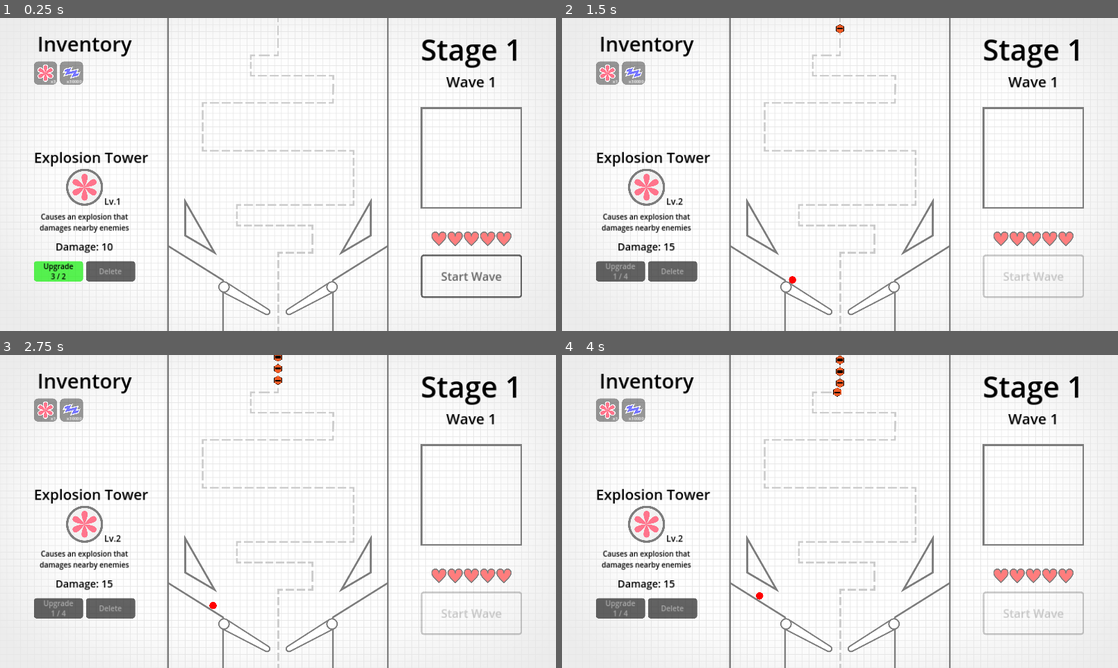
Above: before the commit, frames 1-4 (two rows, left to right).
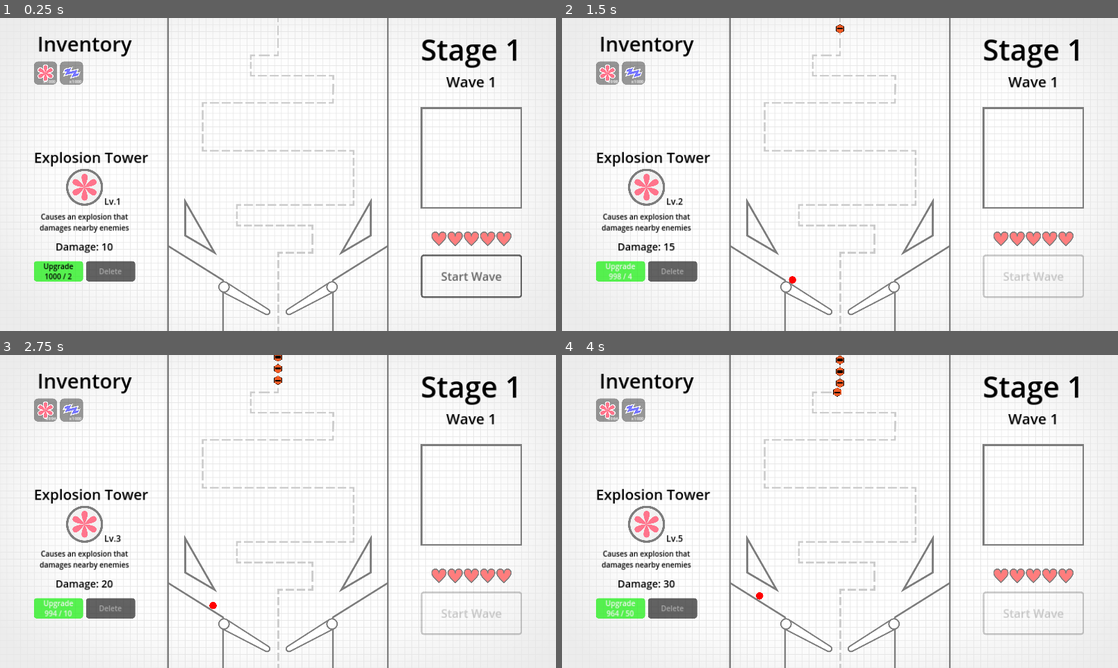
Above: after the commit, the same moments.

Repository: cxhuy/ptd
Game: Godot game, scene res://scenes/game.tscn
The game is run twice, just before and just after one commit, with the same random seed, the same clock (stepped at 60 frames per second) and the same inputs.
Inputs (mouse positions are in pixels of both pictures, inside the frame that each line leads up to):
- Up to frame 1 (0.25 s): no input
- Up to frame 2 (1.5 s): click "Start Wave" at 0.5 s; click "Upgrade 3 / 2" (after the commit: "Upgrade 1000 / 2") at 1.25 s
- Up to frame 3 (2.75 s): click (61, 608) at 2 s, where only the run after the commit has a clickable "Upgrade 998 / 4"
- Up to frame 4 (4 s): click (623, 608) at 2.75 s, where only the run after the commit has a clickable "Upgrade 994 / 10"; click (623, 608) at 3.5 s, where only the run after the commit has a clickable "Upgrade 984 / 20"

The runs differ from the first frame. In frame 1, less than 0.1% of the frame differs, in the area x 7-15%, y 19-84%; in frame 2, 0.6%; in frame 3, 0.6%; in frame 4, 0.7%, in the area x 6-22%, y 19-85%.

Commit message:
feat: update health when enemy arrives

Diff:
--- a/global/data.gd
+++ b/global/data.gd
@@ -2,6 +2,7 @@
 
 var currentStage: int = 1
 var currentWave: int = 1
+var currentHealth: int = 5
 
 # Number of towers required for upgrading level
 const upgradeRequired: Array[int] = [0, 2, 4, 10, 20, 50, 100, 200, 400]
@@ -14,7 +15,7 @@
 		"description": "Causes an explosion that damages nearby enemies",
 
 		"level": 1,
-		"quantity": 3,
+		"quantity": 1000,
 
 		"stats": {
 			"damage": [10, 15, 20, 25, 30, 40, 55, 75, 100]
@@ -25,7 +26,7 @@
 		"description": "Shoots a chain of lightning that damages multiple enemies",
 
 		"level": 1,
-		"quantity": 30000,
+		"quantity": 1000,
 
 		"stats": {
 			"damage": [10, 12, 15, 18, 22, 27, 33, 40, 50],
--- a/scripts/enemy/enemy.gd
+++ b/scripts/enemy/enemy.gd
@@ -16,7 +16,12 @@
 func _process(delta):
 	get_parent().set_progress(get_parent().get_progress() + speed * delta)
 	self.global_rotation_degrees = 0
+
 	if get_parent().get_progress_ratio() == 1:
+		Data.currentHealth -= 1
+		get_node("../../../../UI").updateRightUI()
+		if Data.currentHealth == 0:
+			get_tree().paused = true
 		self.queue_free()
 
 
--- a/scripts/ui.gd
+++ b/scripts/ui.gd
@@ -59,6 +59,8 @@
 func updateRightUI():
 	$RightUI/RightUIContainer/Stage.text = "Stage " + str(Data.currentStage)
 	$RightUI/RightUIContainer/Wave.text = "Wave " + str(Data.currentWave)
+	$RightUI/RightUIContainer/Health/HealthSprite.texture = \
+		load("res://sprites/ui/health/" + str(Data.currentHealth) + ".svg")
 
 
 func _on_upgrade_button_pressed():
